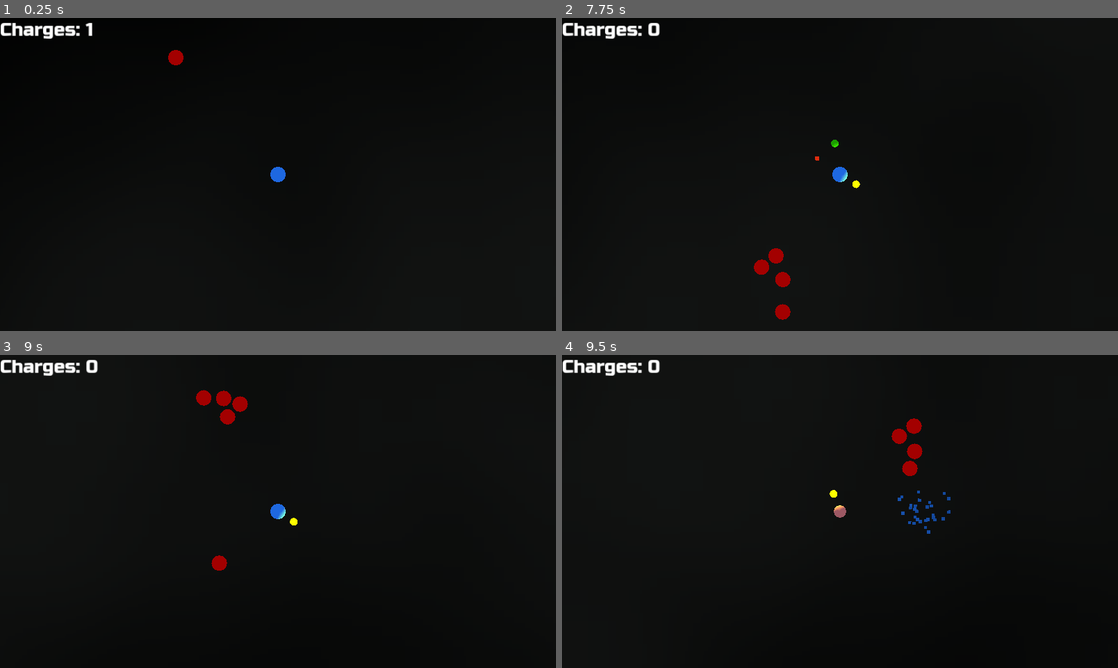
Above: before the commit, frames 1-4 (two rows, left to right).
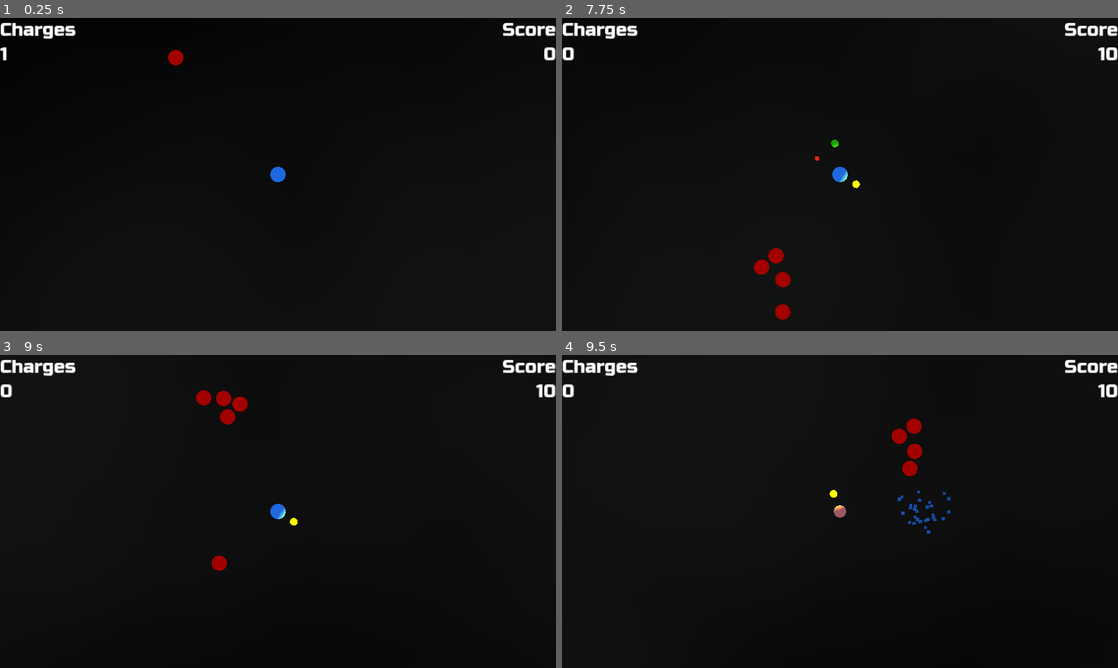
Above: after the commit, the same moments.

Repository: doctor-g/LD55
Game: Godot game, scene res://world.tscn
Two runs of this game, one before a commit and one after it. Both use one fixed random seed, a clock stepped at 60 frames per second and the inputs below.
Inputs (mouse positions are in pixels of both pictures, inside the frame that each line leads up to):
- Up to frame 1 (0.25 s): no input
- Up to frame 2 (7.75 s): tap Enter at 0.5 s; move the mouse to (962, 158) at 0.52 s; hold D (move_right) 0.53-1.28 s; tap Space (summon) every 0.75 s from 0.6 to 7.35 s; move the mouse to (728, 190) at 1.27 s; hold S (move_down) 1.28-2.03 s; move the mouse to (895, 105) at 2.02 s; hold D (move_right) 2.03-2.78 s; move the mouse to (812, 237) at 2.77 s; hold W (move_up) 2.78-3.53 s; move the mouse to (1006, 221) at 3.52 s; hold A (move_left) 3.53-5.03 s; move the mouse to (673, 127) at 4.27 s; move the mouse to (867, 174) at 5.02 s; hold S (move_down) 5.03-5.78 s; move the mouse to (756, 96) at 5.77 s; hold D (move_right) 5.78-6.53 s; move the mouse to (962, 158) at 6.52 s; hold W (move_up) 6.53-7.28 s; move the mouse to (728, 190) at 7.27 s; hold D (move_right) from 7.28 s (still down)
- Up to frame 3 (9 s): move the mouse to (333, 442) at 8.02 s; release D (move_right) at 8.03 s; hold S (move_down) 8.03-8.78 s; tap Space (summon) at 8.1, 8.85 s; move the mouse to (250, 574) at 8.77 s; hold A (move_left) from 8.78 s (still down)
- Up to frame 4 (9.5 s): keep holding A (move_left)

The runs differ from the first frame. In frame 1, 0.4% of the frame differs, in the area x 0-100%, y 1-14%; in frame 2, 0.5%; in frame 3, 0.5%; in frame 4, 0.5%.

Commit message:
Add score

Diff:
--- a/project/hero.gd
+++ b/project/hero.gd
@@ -11,6 +11,10 @@
 	set(value):
 		charges = value
 		_update_charges_label()
+var score := 0:
+	set(value):
+		score = value
+		_update_score_label()
 
 
 @onready var _shell := $Shell
@@ -19,6 +23,7 @@
 
 func _ready() -> void:
 	_update_charges_label()
+	_update_score_label()
 
 
 func _physics_process(_delta: float) -> void:
@@ -39,11 +44,14 @@
 		for satellite in _satellites.get_children():
 			satellite.orbital += 1
 
-		var satellite_1 := SATELLITE_SCENE.instantiate()
-		_satellites.add_child(satellite_1)
-		var satellite_2 := SATELLITE_SCENE.instantiate()
-		satellite_2.angle = PI
-		_satellites.add_child(satellite_2)
+		for i in 2:
+			var satellite := SATELLITE_SCENE.instantiate()
+			_satellites.add_child(satellite)
+			satellite.angle = PI * i
+			satellite.hit_enemy.connect(func():
+				if alive:
+					score += 10
+			)
 
 		$SummonSound.play()
 
@@ -53,6 +61,7 @@
 		return
 
 	charges += 1
+	score += 5
 	$PickupSound.play()
 
 
@@ -71,7 +80,11 @@
 
 
 func _update_charges_label() -> void:
-	%ChargesLabel.text = "Charges: %d" % charges
+	%ChargesLabel.text = "Charges\n%d" % charges
+
+
+func _update_score_label() -> void:
+	%ScoreLabel.text = "Score\n%d" % score
 
 
 func _scale_to_zero() -> void:
--- a/project/hero.tscn
+++ b/project/hero.tscn
@@ -142,10 +142,22 @@
 
 [node name="ChargesLabel" type="Label" parent="."]
 unique_name_in_owner = true
-offset_right = 71.0
-offset_bottom = 23.0
-text = "Charges: "
+offset_right = 261.0
+offset_bottom = 78.0
+text = "Charges"
 label_settings = SubResource("LabelSettings_12g4h")
+
+[node name="ScoreLabel" type="Label" parent="."]
+unique_name_in_owner = true
+anchors_preset = 1
+anchor_left = 1.0
+anchor_right = 1.0
+offset_left = -184.0
+offset_bottom = 78.0
+grow_horizontal = 0
+text = "Score"
+label_settings = SubResource("LabelSettings_12g4h")
+horizontal_alignment = 2
 
 [node name="AnimationPlayer" type="AnimationPlayer" parent="."]
 libraries = {
--- a/project/satellite.gd
+++ b/project/satellite.gd
@@ -1,4 +1,6 @@
 extends Area3D
+
+signal hit_enemy
 
 const SPEED := 5.0
 const ACCELERATION := 0.1
@@ -19,4 +21,5 @@
 func _on_body_entered(body: Node3D) -> void:
 	# Only enemies can trigger this, so damage them and remove the satellite
 	body.damage(self)
+	hit_enemy.emit()
 	queue_free()
